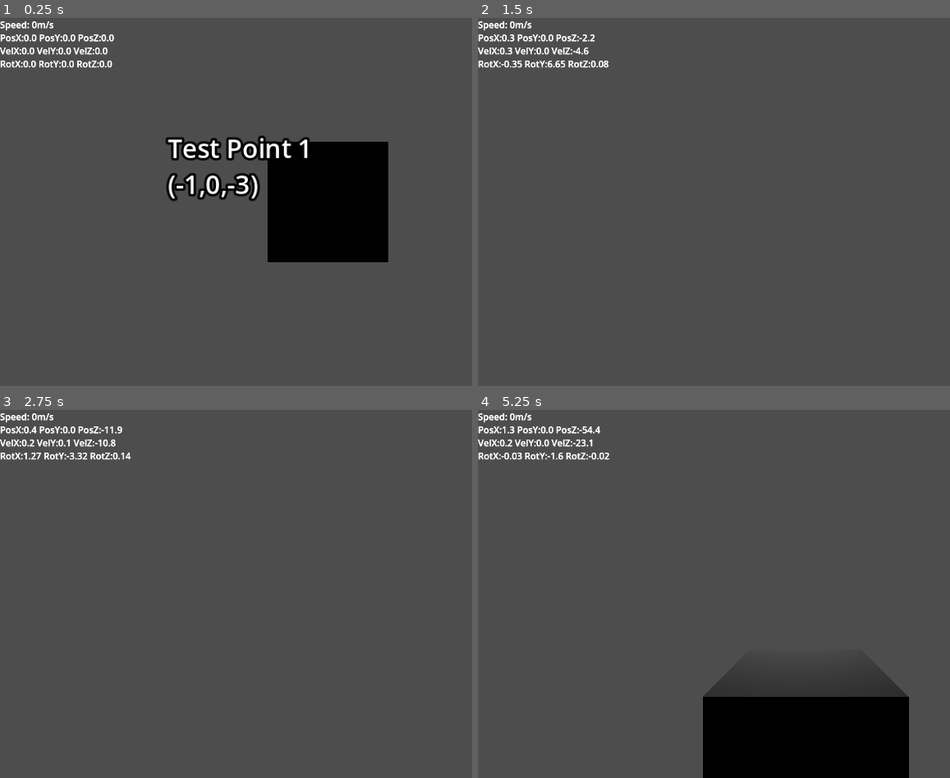
Above: before the commit, frames 1-4 (two rows, left to right).
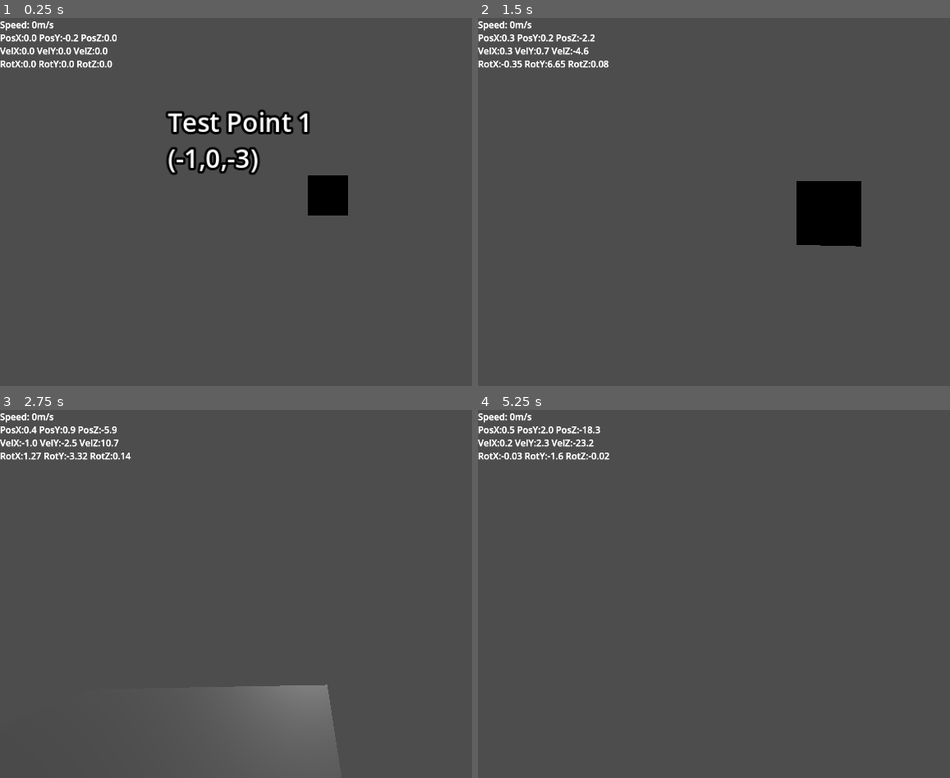
Above: after the commit, the same moments.

Repository: V3AI-Seven/gravity
Game: Godot game, scene res://MainArea/space.tscn
Two runs of this game, one before a commit and one after it. Both use one fixed random seed, a clock stepped at 60 frames per second and the inputs below.
Inputs (mouse positions are in pixels of both pictures, inside the frame that each line leads up to):
- Up to frame 1 (0.25 s): no input
- Up to frame 2 (1.5 s): tap Enter at 0.5 s; move the mouse to (841, 202) at 0.52 s; hold V 0.53-1.28 s; hold W from 0.53 s (still down); tap 1 at 0.6 s; tap Space at 0.77, 1.07 s; move the mouse to (775, 202) at 1.27 s; tap V at 1.35 s
- Up to frame 3 (2.75 s): keep holding W; tap Space at 1.52, 1.82 s; tap 2 at 1.55, 2.1 s; move the mouse to (344, 586) at 2.02 s; hold Ctrl from 2.03 s (still down)
- Up to frame 4 (5.25 s): keep holding W; move the mouse to (798, 601) at 2.77 s; release Ctrl at 2.78 s; tap Ctrl at 2.85 s; tap Space at 3.02, 3.05, 3.32, 4.52, 4.82 s; move the mouse to (855, 597) at 3.52 s; hold Space 3.53-4.28 s; tap 1 at 3.8, 4.35 s; move the mouse to (756, 590) at 4.27 s; tap V at 4.55 s; move the mouse to (813, 594) at 5.02 s; hold V from 5.03 s (still down)

The runs differ from the first frame. In frame 1, 11% of the frame differs, in the area x 13-83%, y 4-67%; in frame 2, 2.4%; in frame 3, 2.5%; in frame 4, 11%.

Commit message:
Collisions are hard, needs lots of work

Diff:
--- a/MainArea/Scripts/space_ship.gd
+++ b/MainArea/Scripts/space_ship.gd
@@ -1,17 +1,24 @@
 extends CharacterBody3D
 
+#Movement constants
 const acceleration = 5 #measured in m/s
-const boost_acceleration = 15 #measured in m/s
 const natural_deceleration = 0.99995
 const natural_roll_deceleration = 0.995
 const mouse_sensitivity = 0.002
 const roll_speed = 0.002
 
+
+#velocity variables
 var target_velocity = Vector3.ZERO
 var target_roll_velocity = 0
 
+#collision variables
+var impact
+var bounces = 0
+var remaining
+
+#movement  variables
 var current_cam = 1
-
 var move_disabled = false
 
 func _ready() -> void:
@@ -26,15 +33,11 @@
 	if event is InputEventKey:
 		if event.keycode == KEY_ESCAPE:
 			quit_menu()
-		elif event.keycode == KEY_V:
-			match current_cam:
-				1:
-					$Camera3D2.make_current()
-					current_cam = 2
-				2:
-					$Camera3D.make_current()
-					current_cam = 1
 
+		elif event.keycode == KEY_1 and Input.is_key_pressed(KEY_V):
+			$MainCam.make_current()
+		elif event.keycode == KEY_2 and Input.is_key_pressed(KEY_V):
+			$SecondaryCam.make_current()
 
 func quit_menu() -> void: # TODO: Make proper menu in future!!!
 	get_tree().quit()
@@ -43,28 +46,28 @@
 	var rotX = snapped(rotation_degrees.x, 0.01)
 	var rotY = snapped(rotation_degrees.y, 0.01)
 	var rotZ = snapped(rotation_degrees.z, 0.01)
-	$Camera3D/DebugInfo/Rotation.text = "RotX:"+str(rotX)+" RotY:"+str(rotY)+" RotZ:"+str(rotZ)
-	$Camera3D2/DebugInfo/Rotation.text = "RotX:"+str(rotX)+" RotY:"+str(rotY)+" RotZ:"+str(rotZ)
+	$MainCam/DebugInfo/Rotation.text = "RotX:"+str(rotX)+" RotY:"+str(rotY)+" RotZ:"+str(rotZ)
+	$SecondaryCam/DebugInfo/Rotation.text = "RotX:"+str(rotX)+" RotY:"+str(rotY)+" RotZ:"+str(rotZ)
 
 func update_position_feed() -> void:#updates debug readouts
 	var posX = snapped(position.x, 0.1)
 	var posY = snapped(position.y, 0.1)
 	var posZ = snapped(position.z, 0.1)
-	$Camera3D/DebugInfo/Position.text = "PosX:"+str(posX)+" PosY:"+str(posY)+" PosZ:"+str(posZ)
-	$Camera3D2/DebugInfo/Position.text = "PosX:"+str(posX)+" PosY:"+str(posY)+" PosZ:"+str(posZ)
+	$MainCam/DebugInfo/Position.text = "PosX:"+str(posX)+" PosY:"+str(posY)+" PosZ:"+str(posZ)
+	$SecondaryCam/DebugInfo/Position.text = "PosX:"+str(posX)+" PosY:"+str(posY)+" PosZ:"+str(posZ)
 
 func update_velocity_feed() -> void:#updates debug readouts
 	var velX = snapped(velocity.x,0.1)
 	var velY = snapped(velocity.y,0.1)
 	var velZ = snapped(velocity.z,0.1)
-	$Camera3D/DebugInfo/Velocity.text = "VelX:"+str(velX)+" VelY:"+str(velY)+" VelZ:"+str(velZ)
-	$Camera3D2/DebugInfo/Velocity.text = "VelX:"+str(velX)+" VelY:"+str(velY)+" VelZ:"+str(velZ)
+	$MainCam/DebugInfo/Velocity.text = "VelX:"+str(velX)+" VelY:"+str(velY)+" VelZ:"+str(velZ)
+	$SecondaryCam/DebugInfo/Velocity.text = "VelX:"+str(velX)+" VelY:"+str(velY)+" VelZ:"+str(velZ)
 
 
 func _physics_process(delta: float) -> void: #Runs on pyhsics processing ticks, not the same as rendering
 	if Flags.debug_mode == true:#Debug mode setup
-		$Camera3D/DebugInfo.visible = true
-
+		$MainCam/DebugInfo.visible = true
+		$SecondaryCam/DebugInfo.visible = true
 
 		update_rotation_feed()
 		update_position_feed()
@@ -78,7 +81,7 @@
 		target_roll_velocity += roll_speed
 	if Input.is_key_pressed(KEY_E):
 		target_roll_velocity += -roll_speed
-	target_roll_velocity = target_roll_velocity*natural_roll_deceleration
+	target_roll_velocity *= natural_roll_deceleration #Natural deceleration
 
 	actual_roll_distance = target_roll_velocity
 	rotate_object_local(Vector3.FORWARD,actual_roll_distance)
@@ -88,18 +91,34 @@
 	var target_acceleration = Vector3.ZERO
 	var relative_acceleration = Vector3.ZERO
 	if Input.is_key_pressed(KEY_W):
-		target_acceleration.z = (-acceleration*delta) #Applying axial acceleration, compensated for time since last tick
+		target_acceleration.z += (-acceleration*delta) #Applying axial acceleration, compensated for time since last tick
 	if Input.is_key_pressed(KEY_S):
-		target_acceleration.z = (acceleration*delta)#Applying axial acceleration, compensated for time since last tick
+		target_acceleration.z += (acceleration*delta)#Applying axial acceleration, compensated for time since last tick
 	if Input.is_key_pressed(KEY_A):
-		target_acceleration.x = (-acceleration*delta)#Applying axial acceleration, compensated for time since last tick
+		target_acceleration.x += (-acceleration*delta)#Applying axial acceleration, compensated for time since last tick
 	if Input.is_key_pressed(KEY_D):
-		target_acceleration.x = (acceleration*delta)#Applying axial acceleration, compensated for time since last tick
+		target_acceleration.x += (acceleration*delta)#Applying axial acceleration, compensated for time since last tick
+	if Input.is_key_pressed(KEY_CTRL):
+		target_acceleration.y += (-acceleration*delta)#Applying axial acceleration, compensated for time since last tick
+	if Input.is_key_pressed(KEY_SPACE):
+		target_acceleration.y += (acceleration*delta)#Applying axial acceleration, compensated for time since last tick
 
 	relative_acceleration = transform.basis * target_acceleration #Rotate movement to be relative to ship's orientation
-	target_velocity = relative_acceleration + target_velocity #Apply acceleration
+	target_velocity += relative_acceleration #Apply acceleration
 
-	target_velocity = target_velocity * natural_deceleration #Natural deceleration
+	target_velocity *= natural_deceleration #Natural deceleration
 
 	velocity = target_velocity
-	move_and_collide(velocity*delta) #Built in function to have nice movement, velocity, and collision
+	velocity += get_gravity() #Apply gravity
+
+	bounces = 0
+	remaining = velocity * delta
+
+	impact = move_and_collide(remaining) #Built in function to have nice movement, velocity, and collision
+
+	if impact != null:
+		velocity = velocity.bounce(impact.get_normal())
+		remaining = impact.get_remainder()
+
+		impact = null
+		impact = move_and_collide(remaining)
--- a/MainArea/Scripts/test_planet.gd
+++ /dev/null
@@ -1,8 +0,0 @@
-extends RigidBody3D
-
-func _ready() -> void:
-	#$GravityEffectArea/CollisionShape3D.shape.radius = get_meta("GravityRange")
-	pass
-
-func player_gravity() -> void:
-	pass
--- a/MainArea/space.tscn
+++ b/MainArea/space.tscn
@@ -1,8 +1,11 @@
-[gd_scene load_steps=12 format=3 uid="uid://bbcw7e4pu05ch"]
+[gd_scene load_steps=15 format=3 uid="uid://bbcw7e4pu05ch"]
 
 [ext_resource type="Script" uid="uid://dw72my3vedlan" path="res://MainArea/space.gd" id="1_naoou"]
 [ext_resource type="Script" uid="uid://clumkh3ep2s8r" path="res://MainArea/Scripts/space_ship.gd" id="2_naoou"]
-[ext_resource type="Script" uid="uid://b0wcqw8spuwqd" path="res://MainArea/Scripts/test_planet.gd" id="3_7fetd"]
+
+[sub_resource type="CylinderShape3D" id="CylinderShape3D_naoou"]
+height = 8192.0
+radius = 8192.0
 
 [sub_resource type="BoxShape3D" id="BoxShape3D_4yfhc"]
 size = Vector3(3, 3, 3)
@@ -14,7 +17,17 @@
 material = SubResource("StandardMaterial3D_aaufb")
 size = Vector3(3, 3, 3)
 
+[sub_resource type="PhysicsMaterial" id="PhysicsMaterial_7fetd"]
+bounce = 1.0
+
 [sub_resource type="BoxMesh" id="BoxMesh_7fetd"]
+
+[sub_resource type="BoxShape3D" id="BoxShape3D_x2dfo"]
+
+[sub_resource type="PhysicsMaterial" id="PhysicsMaterial_naoou"]
+resource_name = "StandardPlanetBounce"
+friction = 0.45
+bounce = 1.0
 
 [sub_resource type="SphereShape3D" id="SphereShape3D_7fetd"]
 radius = 200.0
@@ -27,13 +40,22 @@
 height = 400.0
 
 [sub_resource type="SphereShape3D" id="SphereShape3D_x2dfo"]
-radius = 600.0
+radius = 330.0
 
 [node name="Space" type="Node3D"]
 script = ExtResource("1_naoou")
 
+[node name="SpaceGravityField" type="Area3D" parent="."]
+collision_priority = 0.1
+gravity_space_override = 3
+gravity = 0.0
+
+[node name="CollisionShape3D" type="CollisionShape3D" parent="SpaceGravityField"]
+shape = SubResource("CylinderShape3D_naoou")
+
 [node name="PlayerSpaceShip" type="CharacterBody3D" parent="."]
 motion_mode = 1
+wall_min_slide_angle = 0.715585
 script = ExtResource("2_naoou")
 metadata/gravity = 0.0
 
@@ -43,66 +65,66 @@
 [node name="MeshInstance3D" type="MeshInstance3D" parent="PlayerSpaceShip"]
 mesh = SubResource("BoxMesh_naoou")
 
-[node name="Camera3D" type="Camera3D" parent="PlayerSpaceShip"]
+[node name="MainCam" type="Camera3D" parent="PlayerSpaceShip"]
 transform = Transform3D(1, 0, 0, 0, 1, 0, 0, 0, 1, 0, 0, -1.5)
 
-[node name="DebugInfo" type="Node3D" parent="PlayerSpaceShip/Camera3D"]
+[node name="DebugInfo" type="Node3D" parent="PlayerSpaceShip/MainCam"]
 visible = false
 
-[node name="Speedometer" type="Label" parent="PlayerSpaceShip/Camera3D/DebugInfo"]
+[node name="Speedometer" type="Label" parent="PlayerSpaceShip/MainCam/DebugInfo"]
 offset_right = 65.0
 offset_bottom = 23.0
 text = "Speed: 0m/s"
 metadata/_edit_use_anchors_ = true
 
-[node name="Position" type="Label" parent="PlayerSpaceShip/Camera3D/DebugInfo"]
+[node name="Position" type="Label" parent="PlayerSpaceShip/MainCam/DebugInfo"]
 offset_top = 23.0
 offset_right = 78.0
 offset_bottom = 46.0
 text = "X:0 Y:0 Z:0"
 metadata/_edit_use_anchors_ = true
 
-[node name="Velocity" type="Label" parent="PlayerSpaceShip/Camera3D/DebugInfo"]
+[node name="Velocity" type="Label" parent="PlayerSpaceShip/MainCam/DebugInfo"]
 offset_top = 46.0
 offset_right = 78.0
 offset_bottom = 69.0
 text = "VelX:0 VelY:0 VelZ:0"
 metadata/_edit_use_anchors_ = true
 
-[node name="Rotation" type="Label" parent="PlayerSpaceShip/Camera3D/DebugInfo"]
+[node name="Rotation" type="Label" parent="PlayerSpaceShip/MainCam/DebugInfo"]
 offset_top = 69.0
 offset_right = 157.0
 offset_bottom = 92.0
 text = "RotX:0 RotY:0 RotZ:0"
 metadata/_edit_use_anchors_ = true
 
-[node name="Camera3D2" type="Camera3D" parent="PlayerSpaceShip"]
+[node name="SecondaryCam" type="Camera3D" parent="PlayerSpaceShip"]
 transform = Transform3D(1, 0, 0, 0, 1, 0, 0, 0, 1, 0, 3, 5)
 
-[node name="DebugInfo" type="Node3D" parent="PlayerSpaceShip/Camera3D2"]
+[node name="DebugInfo" type="Node3D" parent="PlayerSpaceShip/SecondaryCam"]
 visible = false
 
-[node name="Speedometer" type="Label" parent="PlayerSpaceShip/Camera3D2/DebugInfo"]
+[node name="Speedometer" type="Label" parent="PlayerSpaceShip/SecondaryCam/DebugInfo"]
 offset_right = 65.0
 offset_bottom = 23.0
 text = "Speed: 0m/s"
 metadata/_edit_use_anchors_ = true
 
-[node name="Position" type="Label" parent="PlayerSpaceShip/Camera3D2/DebugInfo"]
+[node name="Position" type="Label" parent="PlayerSpaceShip/SecondaryCam/DebugInfo"]
 offset_top = 23.0
 offset_right = 78.0
 offset_bottom = 46.0
 text = "X:0 Y:0 Z:0"
 metadata/_edit_use_anchors_ = true
 
-[node name="Velocity" type="Label" parent="PlayerSpaceShip/Camera3D2/DebugInfo"]
+[node name="Velocity" type="Label" parent="PlayerSpaceShip/SecondaryCam/DebugInfo"]
 offset_top = 46.0
 offset_right = 78.0
 offset_bottom = 69.0
 text = "VelX:0 VelY:0 VelZ:0"
 metadata/_edit_use_anchors_ = true
 
-[node name="Rotation" type="Label" parent="PlayerSpaceShip/Camera3D2/DebugInfo"]
+[node name="Rotation" type="Label" parent="PlayerSpaceShip/SecondaryCam/DebugInfo"]
 offset_top = 69.0
 offset_right = 157.0
 offset_bottom = 92.0
@@ -132,9 +154,17 @@
 
 [node name="DebugObjects" type="Node3D" parent="Debug"]
 
-[node name="MeshInstance3D" type="MeshInstance3D" parent="Debug/DebugObjects"]
-transform = Transform3D(1, 0, 0, 0, 1, 0, 0, 0, 1, 0, 0, -4)
+[node name="Debug1" type="RigidBody3D" parent="Debug/DebugObjects"]
+transform = Transform3D(1, 0, 0, 0, 1, 0, 0, 0, 1, 0, 0, -8)
+physics_material_override = SubResource("PhysicsMaterial_7fetd")
+gravity_scale = 0.0
+
+[node name="MeshInstance3D" type="MeshInstance3D" parent="Debug/DebugObjects/Debug1"]
 mesh = SubResource("BoxMesh_7fetd")
+skeleton = NodePath("../..")
+
+[node name="CollisionShape3D" type="CollisionShape3D" parent="Debug/DebugObjects/Debug1"]
+shape = SubResource("BoxShape3D_x2dfo")
 
 [node name="Sun" type="OmniLight3D" parent="."]
 transform = Transform3D(1, 0, 0, 0, 1, 0, 0, 0, 1, 0, 400, -1839)
@@ -143,9 +173,12 @@
 
 [node name="TestPlanet" type="RigidBody3D" parent="."]
 transform = Transform3D(1, 0, 0, 0, 1, 0, 0, 0, 1, 384, 128, 384)
-mass = 300.0
+mass = 20000.0
+physics_material_override = SubResource("PhysicsMaterial_naoou")
 gravity_scale = 0.0
-script = ExtResource("3_7fetd")
+continuous_cd = true
+linear_damp_mode = 1
+linear_damp = 100.0
 metadata/GravityRange = 350.0
 
 [node name="CollisionShape3D" type="CollisionShape3D" parent="TestPlanet"]
@@ -160,9 +193,7 @@
 gravity_point_unit_distance = 200.0
 gravity_point_center = Vector3(0, 0, 0)
 gravity_direction = Vector3(0, 0, 0)
-gravity = 102.78
+gravity = 3.2
 
 [node name="CollisionShape3D" type="CollisionShape3D" parent="TestPlanet/GravityEffectArea"]
 shape = SubResource("SphereShape3D_x2dfo")
-
-[connection signal="body_shape_entered" from="TestPlanet/GravityEffectArea" to="TestPlanet" method="player_gravity"]
Not shown, removed: MainArea/Scripts/test_planet.gd.uid
